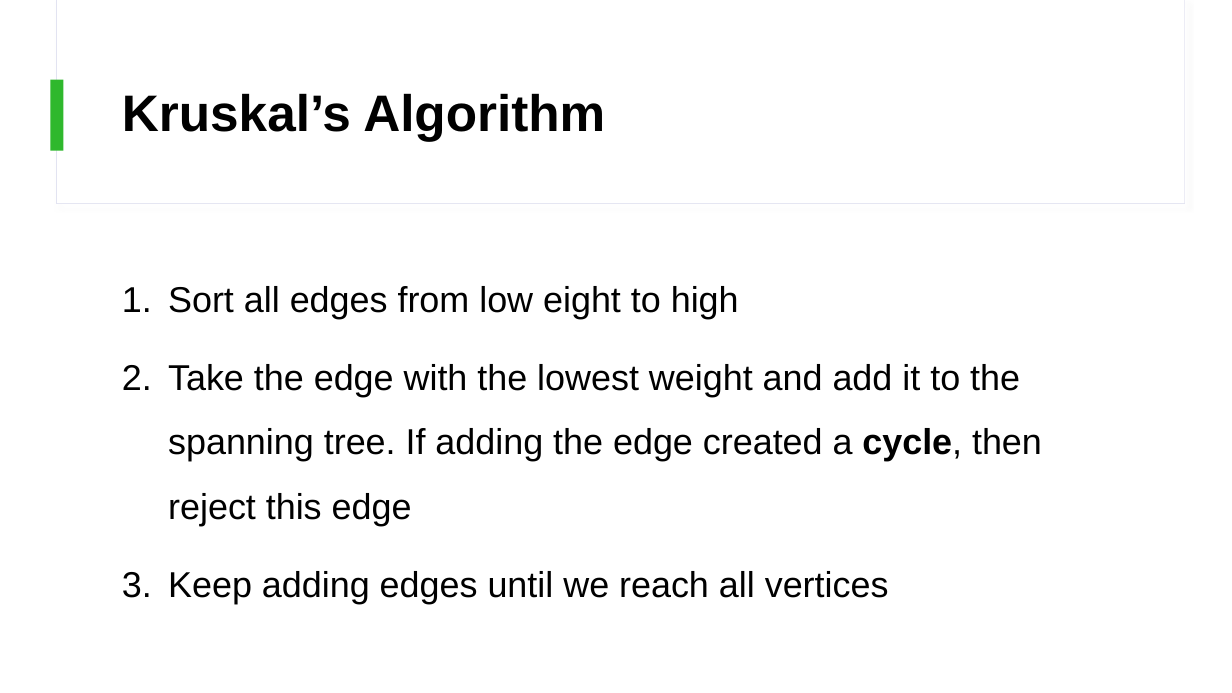
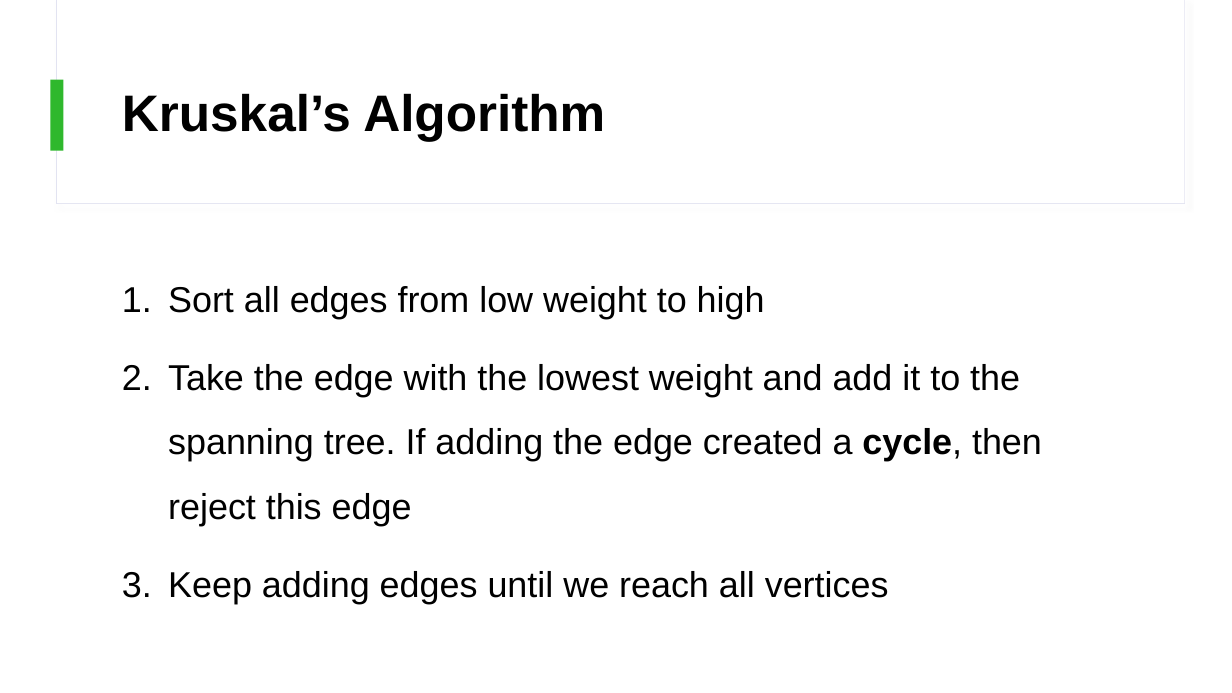
Before and after one commit to KarinaSang/Teaching, a slide deck: slide 38 of CCC_Senior/Week4/Week4.pptx. Drawn at 1232x693 pixels with LibreOffice and Linux fonts; fonts in the diff are those of the drawing. Boxes give left, top, right and bottom in pixels: in the first picture for what was removed or moved away, otherwise in the second. Text is boxed around its words. In the diff, an @@ line names an element or a change of style, - is before the commit and + after.

Commit message:
updated slides

```diff
--- a/CCC_Senior/Week4/Week4.pptx
+++ b/CCC_Senior/Week4/Week4.pptx
@@ text at (x1=168, y1=286, x2=765, y2=319): text changed @@
-1. Sort all edges from low eight to high
+1. Sort all edges from low weight to high
```
Also in this commit, not shown: 1 other slide changed, 4 other files.
